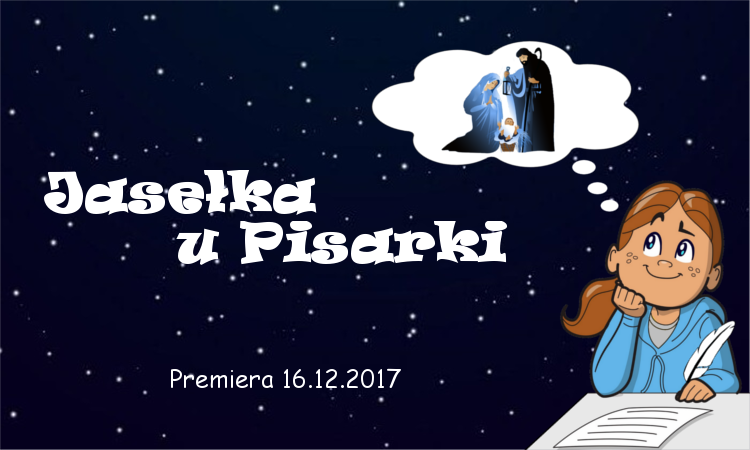
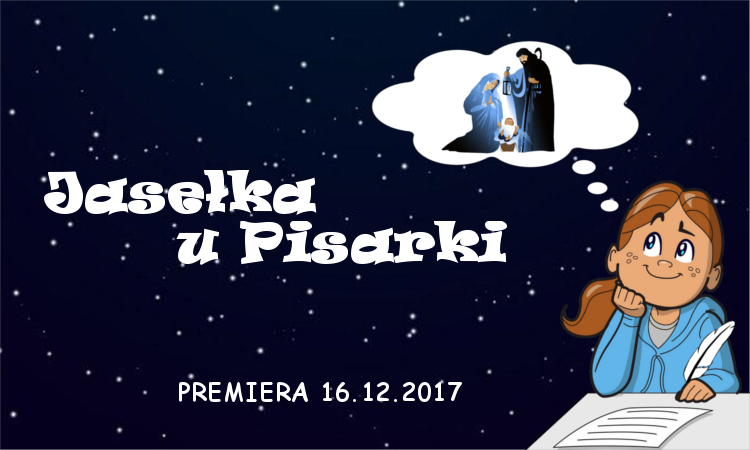
Comparing the layer stacks of the two 750 x 450 images. Changes:
painted on "info premiera" over [171, 368, 462, 402]
